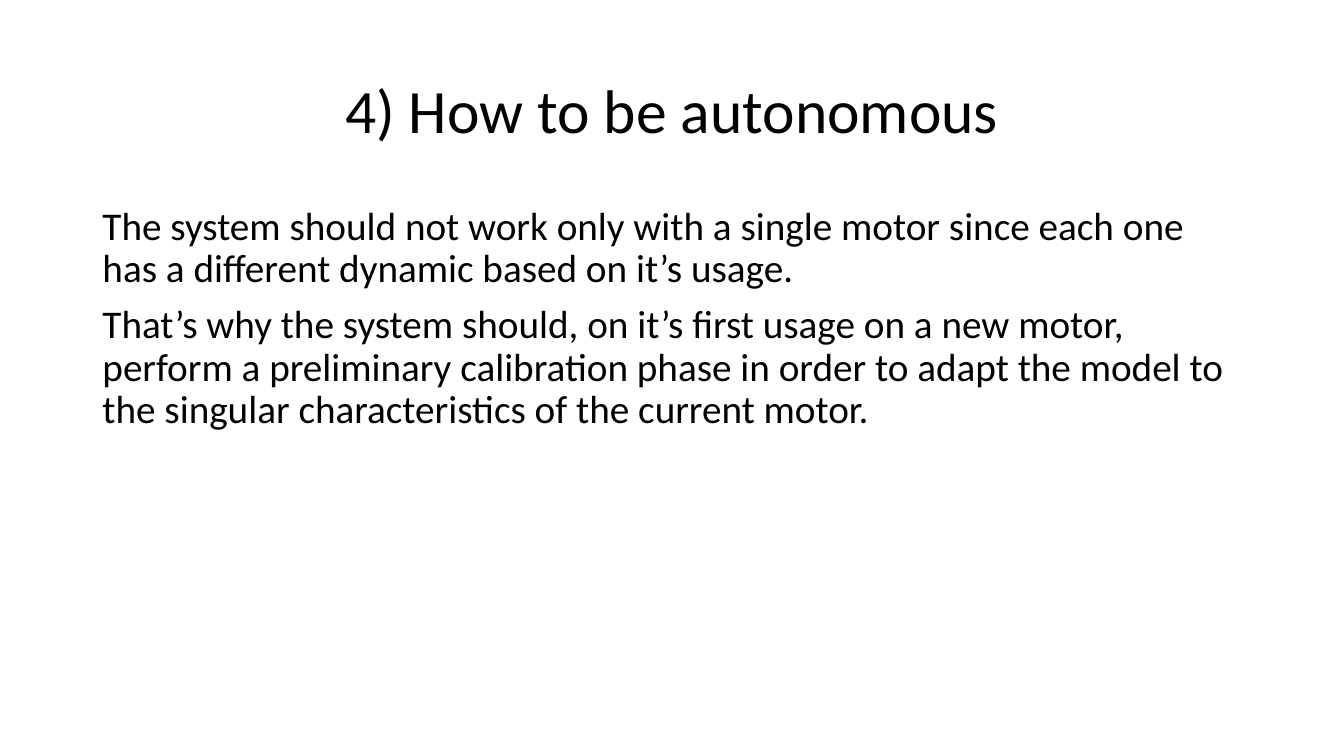
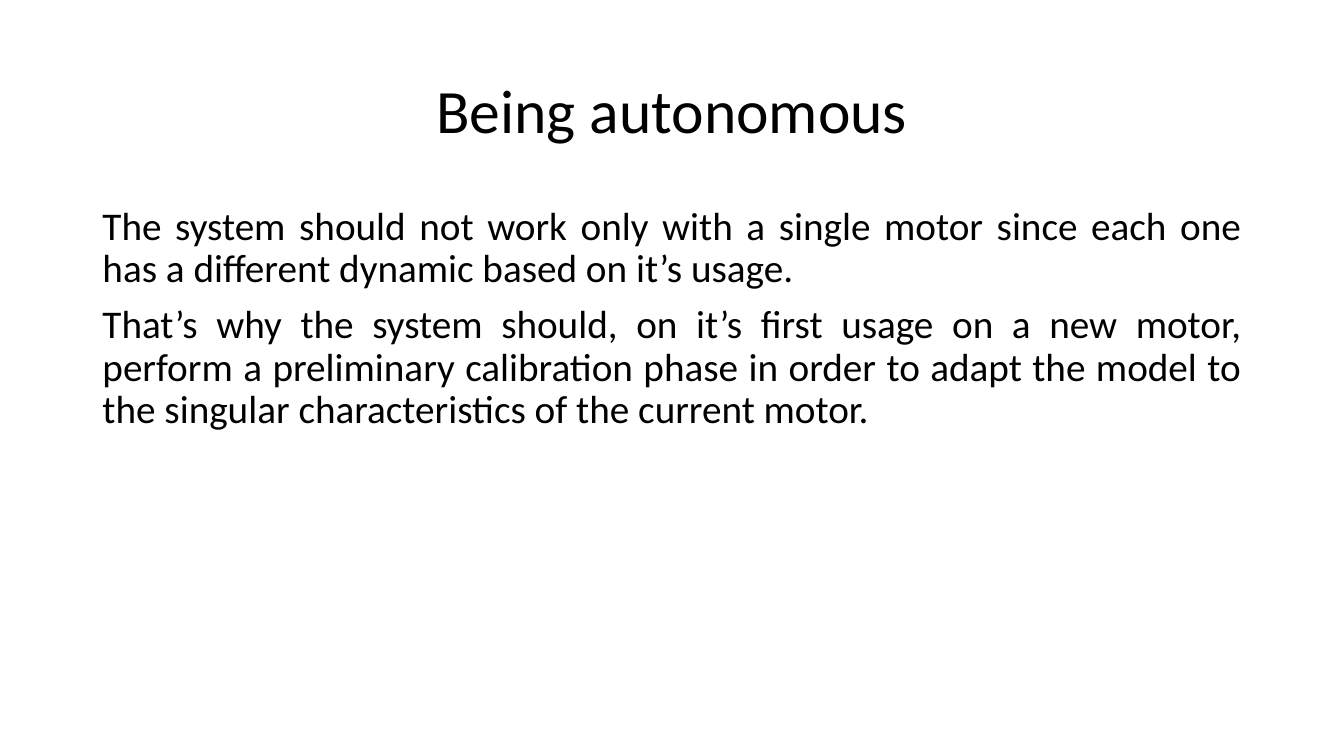
Before and after one commit to urzino/FanMonitoringBlueCoin, a slide deck: slide 9 of Pervasive_presentation_Milestone1_group8.pptx (slide 8 before the commit). Drawn at 1344x756 pixels with LibreOffice and Linux fonts; fonts in the diff are those of the drawing. Boxes give left, top, right and bottom in pixels: in the first picture for what was removed or moved away, otherwise in the second. Text is boxed around its words. In the diff, an @@ line names an element or a change of style, - is before the commit and + after.

```diff
--- a/Pervasive_presentation_Milestone1_group8.pptx
+++ b/Pervasive_presentation_Milestone1_group8.pptx
@@ title at box(436, 90, 907, 144): text changed @@
-4) How to be autonomous
+Being autonomous
@@ text "The system should not work ..." at box(102, 212, 1241, 430): alignment left to justified @@
```
Also in this commit, not shown: 7 other slides changed, 1 slide added.
